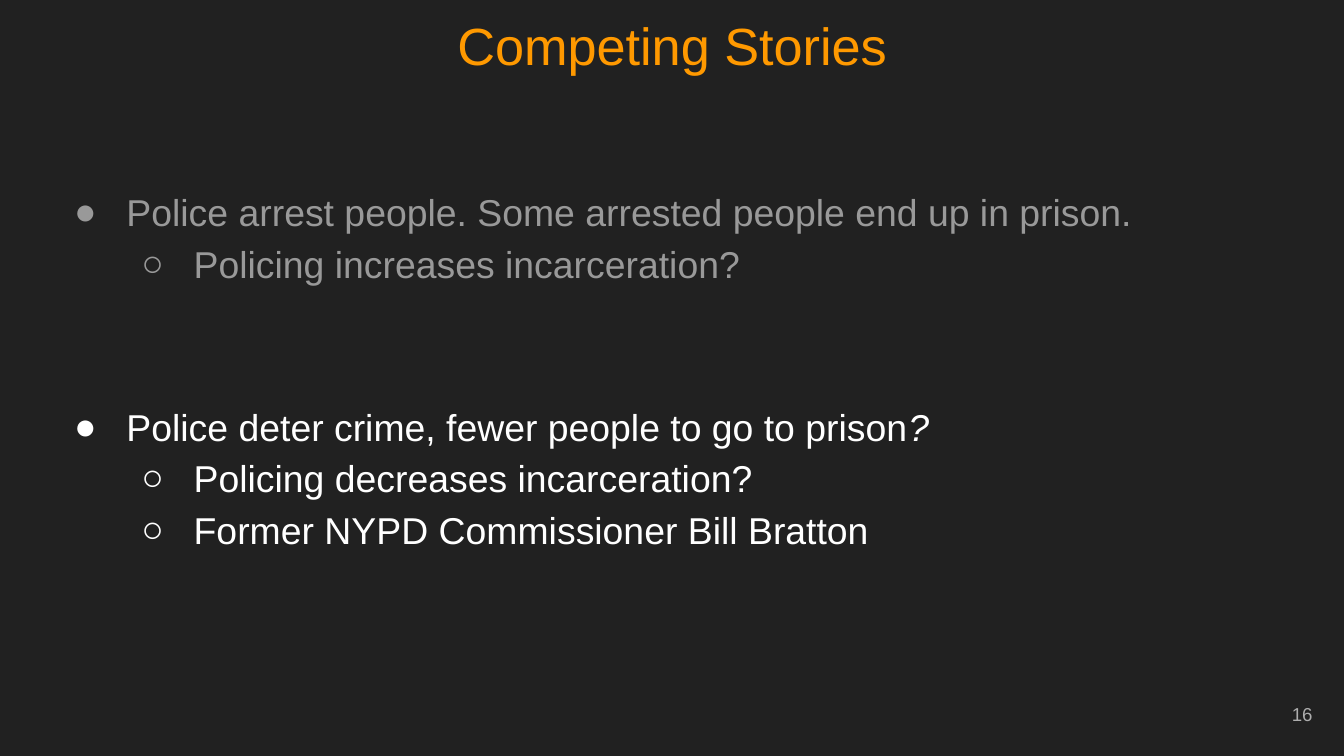
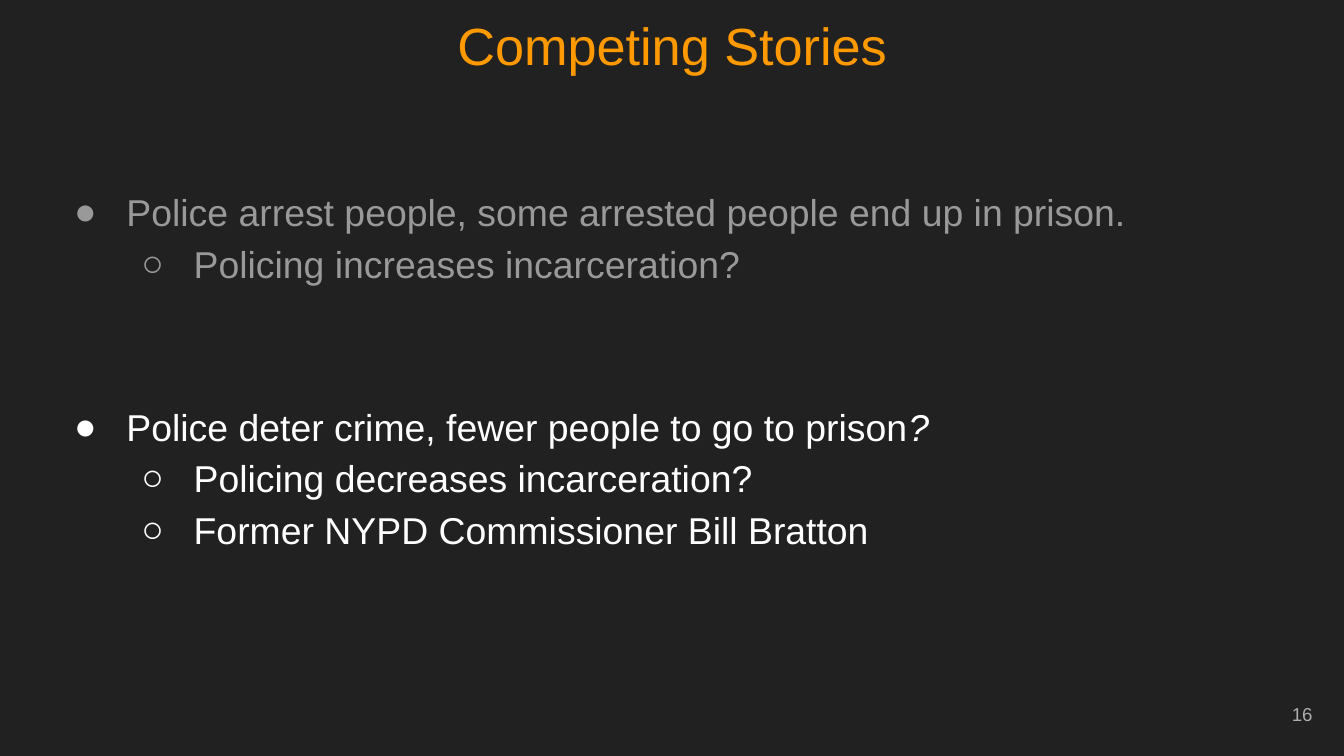
Before and after one commit to jacobkap/crimedatatool, a slide deck: slide 16 of kaplan_job_talk.pptx. Drawn at 1344x756 pixels with LibreOffice and Linux fonts; fonts in the diff are those of the drawing. Boxes give left, top, right and bottom in pixels: in the first picture for what was removed or moved away, otherwise in the second. Text is boxed around its words. In the diff, an @@ line names an element or a change of style, - is before the commit and + after.

```diff
--- a/kaplan_job_talk.pptx
+++ b/kaplan_job_talk.pptx
@@ text at (126,199,1125,234): text changed @@
-● Police arrest people. Some arrested people end up in prison.
+● Police arrest people, some arrested people end up in prison.
```
Also in this commit, not shown: 3 other slides changed.
